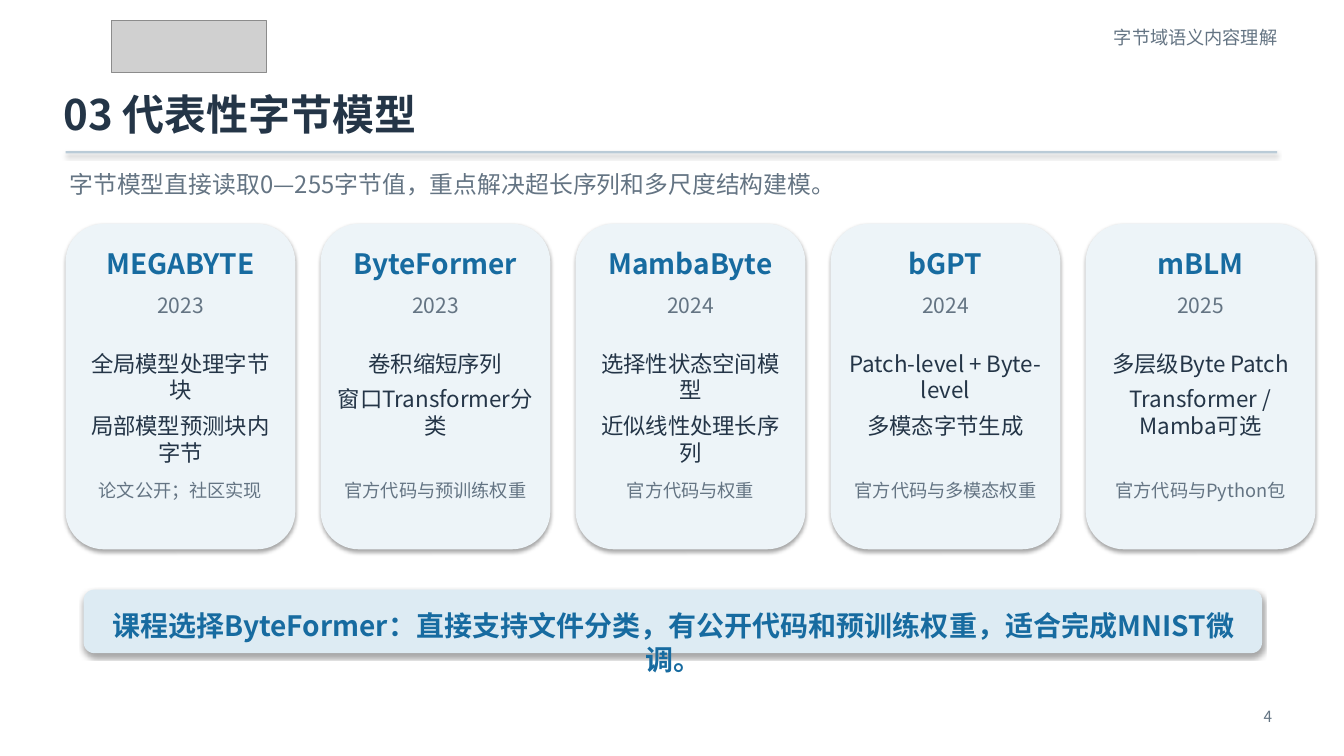
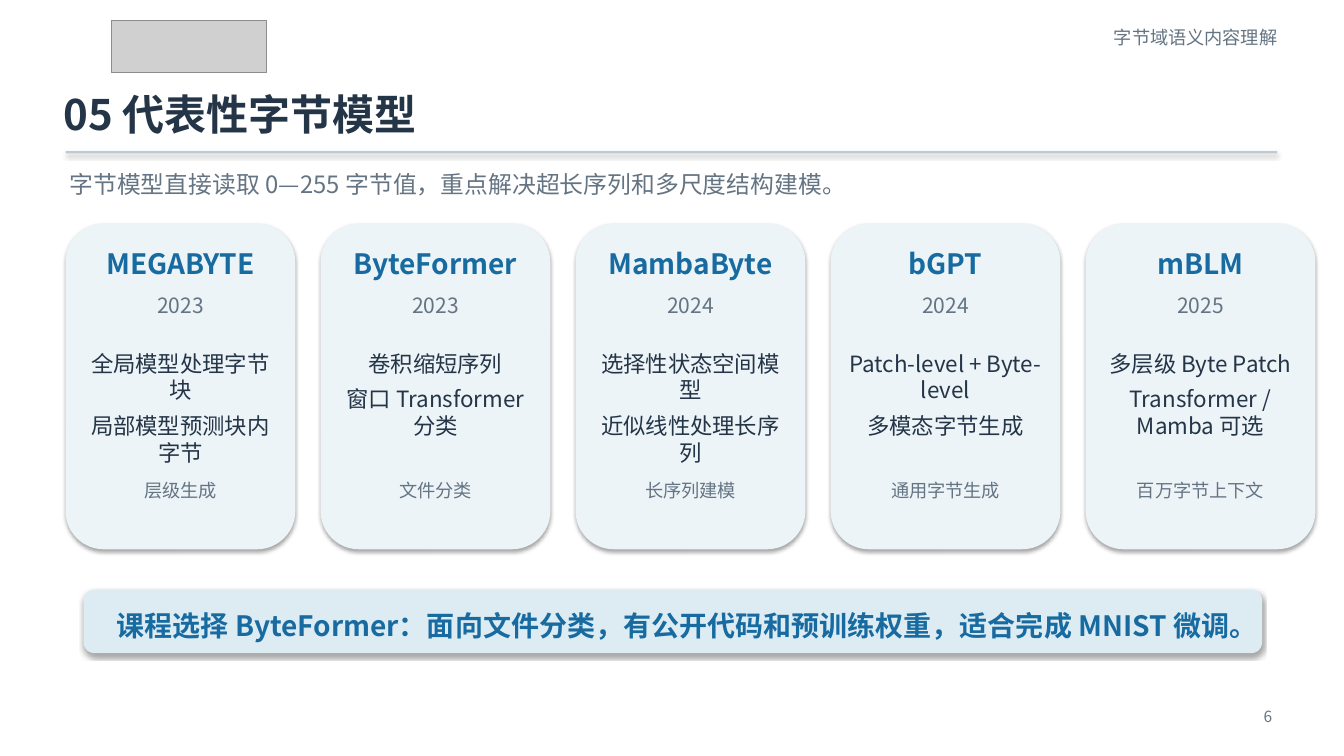
Before and after one commit to Franklin-L/byteformer-mnist-course, a slide deck: slide 6 of docs/ByteFormer_MNIST_零基础实验课.pptx (slide 4 before the commit). Drawn at 1344x756 pixels with LibreOffice and Linux fonts; fonts in the diff are those of the drawing; grey boxes stand for pictures. Boxes give left, top, right and bottom in pixels: in the first picture for what was removed or moved away, otherwise in the second. Text is boxed around its words. In the diff, an @@ line names an element or a change of style, - is before the commit and + after.

```diff
--- a/docs/ByteFormer_MNIST_零基础实验课.pptx
+++ b/docs/ByteFormer_MNIST_零基础实验课.pptx
@@ text at [63, 94, 417, 134]: text changed @@
-03 代表性字节模型
+05 代表性字节模型
@@ text at [69, 173, 846, 195]: spaces changed @@
-字节模型直接读取0—255字节值，重点解决超长序列和多尺度结构建模。
+字节模型直接读取 0—255 字节值，重点解决超长序列和多尺度结构建模。
@@ text at [1110, 353, 1291, 436]: spaces changed @@
-多层级Byte Patch
-Transformer / Mamba可选
+多层级 Byte Patch
+Transformer / Mamba 可选
@@ text at [347, 388, 524, 436]: spaces changed @@
-窗口Transformer分类
+窗口 Transformer 分类
@@ text at [144, 481, 217, 499]: text changed @@
-论文公开；社区实现
+层级生成
@@ text at [399, 482, 472, 499]: text changed @@
-官方代码与预训练权重
+文件分类
@@ text at [645, 482, 736, 499]: text changed @@
-官方代码与权重
+长序列建模
@@ text at [891, 481, 1000, 499]: text changed @@
-官方代码与多模态权重
+通用字节生成
@@ text at [1137, 481, 1264, 499]: text changed @@
-官方代码与Python包
+百万字节上下文
@@ text at [117, 612, 1258, 643]: text changed @@
-课程选择ByteFormer：直接支持文件分类，有公开代码和预训练权重，适合完成MNIST微调。
+课程选择 ByteFormer：面向文件分类，有公开代码和预训练权重，适合完成 MNIST 微调。
@@ text at [1264, 710, 1273, 722]: text changed @@
-4
+6
```
Also in this commit, not shown: 13 other slides changed, 4 slides added, 1 slide removed, 9 other files.
